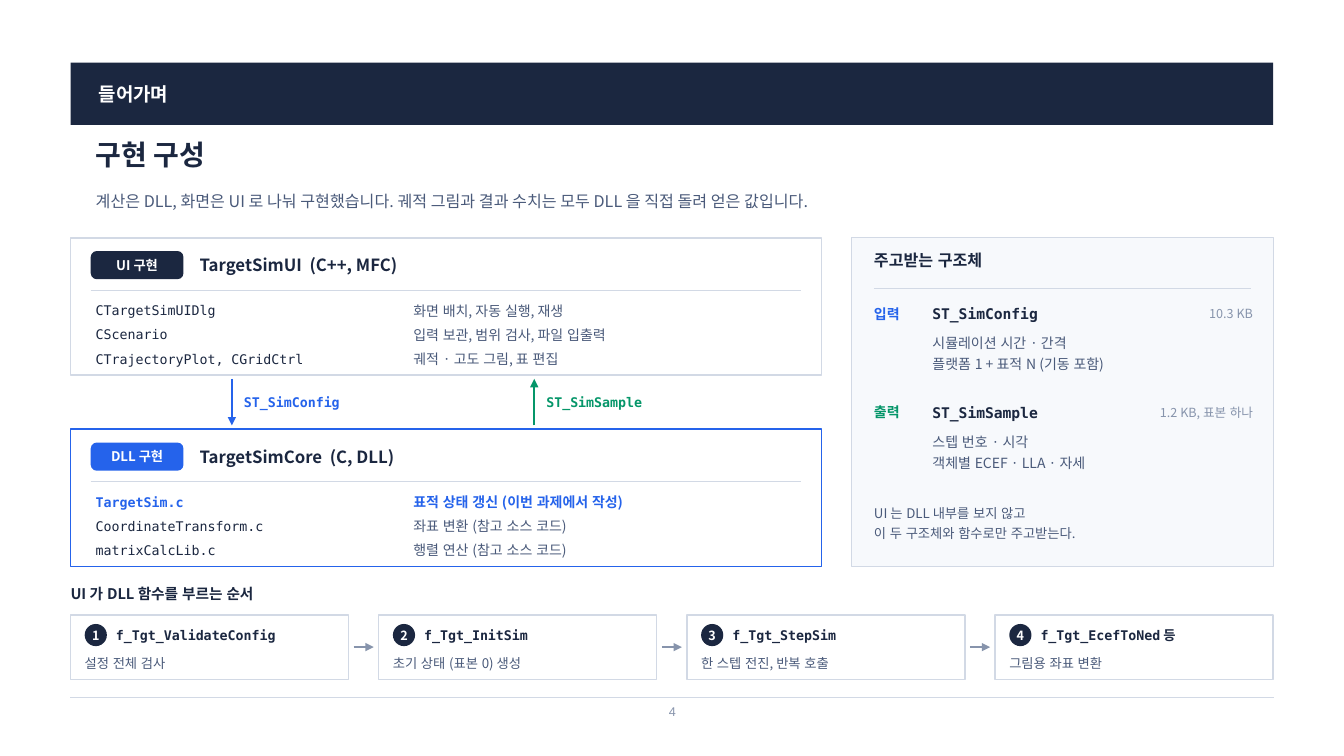
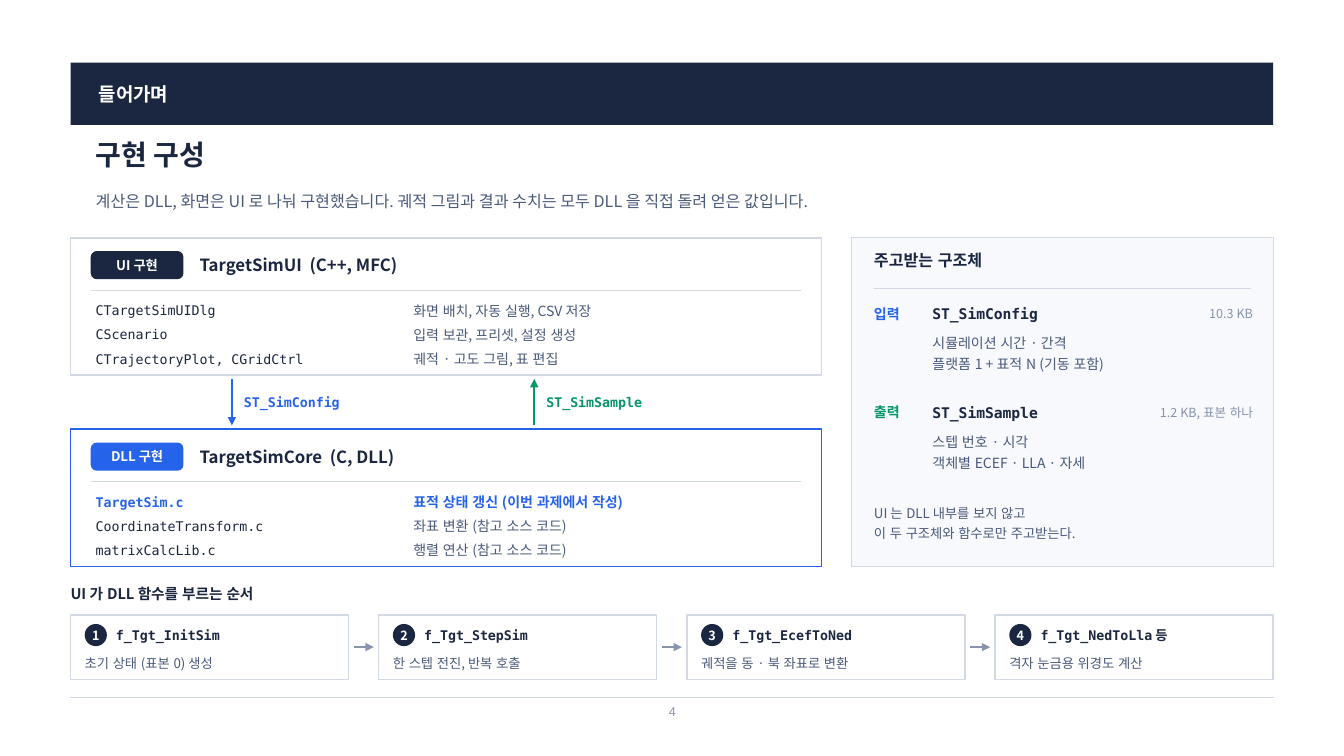
Before and after one commit to harley-hwan/radar-sw-study, a slide deck: slide 4 of Part3_TargetSim/ref/산출물/Chapter3_TargetSim.pptx. Drawn at 1344x756 pixels with LibreOffice and Linux fonts; fonts in the diff are those of the drawing. Boxes give left, top, right and bottom in pixels: in the first picture for what was removed or moved away, otherwise in the second. Text is boxed around its words. In the diff, an @@ line names an element or a change of style, - is before the commit and + after.

```diff
--- a/Part3_TargetSim/ref/산출물/Chapter3_TargetSim.pptx
+++ b/Part3_TargetSim/ref/산출물/Chapter3_TargetSim.pptx
@@ text at (x1=413, y1=304, x2=592, y2=319): text changed @@
-화면 배치, 자동 실행, 재생
+화면 배치, 자동 실행, CSV 저장
@@ text at (x1=413, y1=328, x2=577, y2=343): text changed @@
-입력 보관, 범위 검사, 파일 입출력
+입력 보관, 프리셋, 설정 생성
@@ text at (x1=116, y1=629, x2=220, y2=643): text changed @@
-f_Tgt_ValidateConfig
+f_Tgt_InitSim
@@ text at (x1=424, y1=629, x2=528, y2=643): text changed @@
-f_Tgt_InitSim
+f_Tgt_StepSim
@@ text at (x1=1041, y1=629, x2=1167, y2=643): text changed @@
-f_Tgt_EcefToNed 등
+f_Tgt_NedToLla 등
@@ text at (x1=85, y1=657, x2=212, y2=671): text changed @@
-설정 전체 검사
+초기 상태 (표본 0) 생성
@@ text at (x1=393, y1=657, x2=520, y2=671): text changed @@
-초기 상태 (표본 0) 생성
+한 스텝 전진, 반복 호출
@@ text at (x1=701, y1=657, x2=848, y2=669): text changed @@
-한 스텝 전진, 반복 호출
+궤적을 동 · 북 좌표로 변환
@@ text at (x1=732, y1=630, x2=852, y2=643): text changed @@
-f_Tgt_StepSim
+f_Tgt_EcefToNed
@@ text at (x1=1009, y1=657, x2=1142, y2=669): text changed @@
-그림용 좌표 변환
+격자 눈금용 위경도 계산
```
Also in this commit, not shown: 5 other slides changed, 1 other file.
